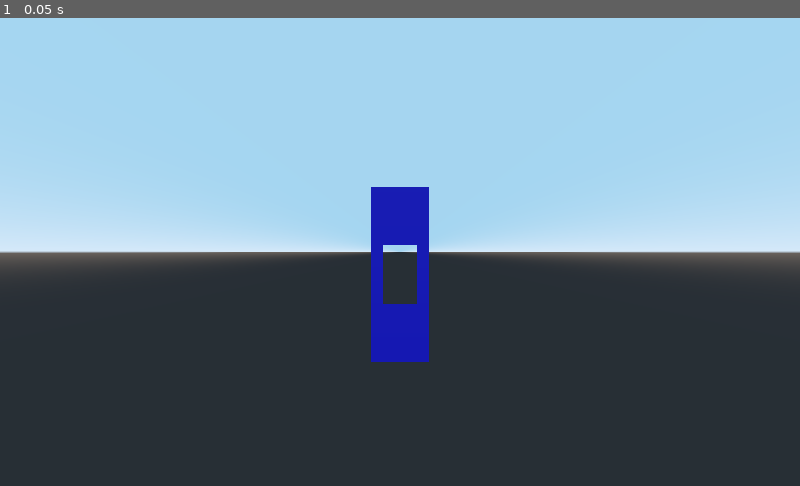
Above: before the commit, frame 1.
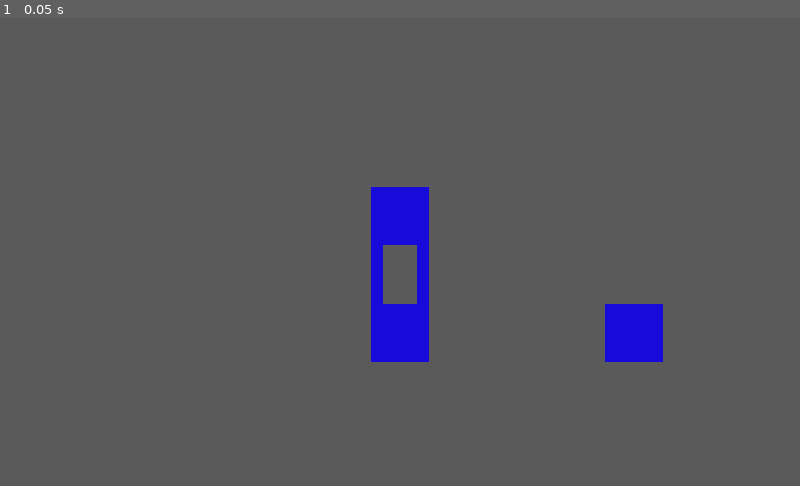
Above: after the commit, the same moment.

Repository: lucasdrufva/checkmania-game
Game: Godot game, scene res://scenes/GameScene.tscn
Two runs of this game, one before a commit and one after it. Both use one fixed random seed, a clock stepped at 60 frames per second and the inputs below.
Inputs:
- Up to frame 1 (0.05 s): no input

The runs differ from the first frame. In frame 1, 98% of the frame differs, in the area x 0-100%, y 0-100%.
Error after the commit: Invalid get index 'token' (on base: 'Nil'). (res://scripts/networking/ServerClient.gd:67)

Commit message:
add piece scene

Diff:
--- a/game/default_env.tres
+++ b/game/default_env.tres
@@ -3,5 +3,7 @@
 [sub_resource type="ProceduralSky" id=1]
 
 [resource]
-background_mode = 2
+background_mode = 1
 background_sky = SubResource( 1 )
+background_color = Color( 0.356863, 0.356863, 0.356863, 1 )
+ambient_light_color = Color( 0.854902, 0.854902, 0.854902, 1 )
--- a/game/scenes/GameScene.tscn
+++ b/game/scenes/GameScene.tscn
@@ -1,12 +1,14 @@
-[gd_scene load_steps=2 format=2]
+[gd_scene load_steps=3 format=2]
 
-[ext_resource path="res://scenes/Pieces/King_Blue.tscn" type="PackedScene" id=1]
+[ext_resource path="res://scenes/Piece.tscn" type="PackedScene" id=1]
+[ext_resource path="res://scripts/game.gd" type="Script" id=2]
 
 [node name="GameScene" type="Spatial"]
-
-[node name="King_Blue" parent="." instance=ExtResource( 1 )]
+script = ExtResource( 2 )
 
 [node name="Camera" type="Camera" parent="."]
 transform = Transform( 1, 0, 0, 0, 1, 0, 0, 0, 1, 0, 4.70615, 49.8639 )
 projection = 1
 size = 20.0
+
+[node name="Piece" parent="." instance=ExtResource( 1 )]
--- /dev/null
+++ b/game/scenes/Piece.tscn
@@ -0,0 +1,11 @@
+[gd_scene load_steps=3 format=2]
+
+[ext_resource path="res://scripts/Piece.gd" type="Script" id=1]
+
+[sub_resource type="BoxShape" id=1]
+
+[node name="Piece" type="Area"]
+script = ExtResource( 1 )
+
+[node name="CollisionShape" type="CollisionShape" parent="."]
+shape = SubResource( 1 )
--- /dev/null
+++ b/game/scenes/moveIndicator.tscn
@@ -0,0 +1,16 @@
+[gd_scene load_steps=4 format=2]
+
+[ext_resource path="res://images/moveIndicatorSprite.png" type="Texture" id=1]
+[ext_resource path="res://scripts/moveIndicator.gd" type="Script" id=2]
+
+[sub_resource type="BoxShape" id=1]
+
+[node name="Area" type="Area"]
+script = ExtResource( 2 )
+
+[node name="Sprite3D" type="Sprite3D" parent="."]
+pixel_size = 0.05
+texture = ExtResource( 1 )
+
+[node name="CollisionShape" type="CollisionShape" parent="."]
+shape = SubResource( 1 )
--- /dev/null
+++ b/game/scripts/Piece.gd
@@ -0,0 +1,49 @@
+extends Area
+
+signal selected(id)
+
+enum pieceTypes {king, tower, cube}
+enum colors {red, blue}
+
+export(pieceTypes) var pieceType
+export(colors) var color
+export(bool) var selected = false setget set_selected
+export(String) var id
+
+var kingBlue = preload("res://scenes/Pieces/King_Blue.tscn")
+var towerBlue = preload("res://scenes/Pieces/Tower_Blue.tscn")
+var cubeBlue = preload("res://scenes/Pieces/Cube_Blue.tscn")
+
+var instance
+
+func set_selected(value):
+	selected = value
+	instance.get_node("Cube/outline").visible = value
+	if selected:
+		emit_signal("selected", id)
+
+# Called when the node enters the scene tree for the first time.
+func _ready():
+	#TODO add other pieces
+	if pieceType == pieceTypes.king:
+		instance = kingBlue.instance()
+		add_child(instance)
+	elif pieceType == pieceTypes.tower:
+		instance = towerBlue.instance()
+		add_child(instance)
+	else:
+		instance = cubeBlue.instance()
+		add_child(instance)
+
+	print("spawned!", pieceType)
+	print(str(OS.get_unix_time()))
+
+	connect("selected", get_parent(), 'piece_selected')
+
+
+func _input_event(object, event, click_position, click_normal, shape):
+	if event is InputEventMouseButton:
+		if (event.is_pressed() and event.button_index == BUTTON_LEFT):
+			print("input event")
+			print(event)
+			self.selected = !selected
--- /dev/null
+++ b/game/scripts/game.gd
@@ -0,0 +1,109 @@
+extends Spatial
+
+var layout = [[null, null], [null, null], ["C", null], [null, null], [null, "K"], [null, null]]
+
+var board = []
+
+var gameId = ""
+
+
+var piece = preload("res://scenes/Piece.tscn")
+var moveIndicator = preload("res://scenes/moveIndicator.tscn")
+
+var server = preload("res://scenes/Network.tscn").instance()
+
+# Called when the node enters the scene tree for the first time.
+func _ready():
+	add_child(server)
+	createBoard(layout)
+	server.login("alice", "supersecret")
+
+
+func createBoard(layout):
+	for x in range(0, layout.size()):
+		board.append([])
+		for y in range(0, layout[x].size()):
+			if layout[x][y] != null:
+				board[x].append(piece.instance())
+
+				board[x][y].transform.origin = Vector3(x*5, 0, y*5)
+				board[x][y].id = str(x) + str(y)
+				if layout[x][y] == "C":
+					board[x][y].pieceType = 2
+
+				add_child(board[x][y])
+			else:
+				board[x].append(null)
+
+func piece_selected(id):
+	print("piece selected ", id)
+
+	#deselect other pieces
+	for x in range(0, board.size()):
+		for piece in board[x]:
+			if piece != null:
+				if piece.id != id:
+					piece.selected = false
+
+
+	var legalMoves = getMoves(id)
+	var moveIndicators = []
+
+	for legalMove in legalMoves:
+		moveIndicators.append(moveIndicator.instance())
+		moveIndicators[moveIndicators.size()-1].transform.origin = Vector3(int(legalMove[0])*5, 0, int(legalMove[1])*5)
+		moveIndicators[moveIndicators.size()-1].id = legalMove
+		add_child(moveIndicators[moveIndicators.size()-1])
+
+	#fake movement
+
+#	yield(get_tree().create_timer(2), "timeout")
+#	moveInd.queue_free()
+#	var destination = id
+#	destination[0] = String(int(destination[0])+1)
+#	move(id, destination)
+
+func destination_selected(destination):
+	for x in range(0, board.size()):
+		for piece in board[x]:
+			if piece != null:
+				if piece.selected:
+					var move = {"source": piece.id, "destination":destination, "timestamp": str(OS.get_unix_time())}
+					server.make_move(gameId, move)
+					move(piece.id, destination)
+					break
+
+	for child in self.get_children():
+		if child.is_in_group("moveIndicator"): child.queue_free()
+
+
+func move(source, destination):
+	var sourceRow = int(source[0])
+	var sourceCol = int(source[1])
+	var destinationRow = int(destination[0])
+	var destinationCol = int(destination[1])
+
+	print(sourceRow, sourceCol, destinationRow, destinationCol)
+
+	board[sourceRow][sourceCol].selected = false
+	board[destinationRow][destinationCol] = board[sourceRow][sourceCol]
+	board[sourceRow][sourceCol] = null
+	board[destinationRow][destinationCol].transform.origin = Vector3(destinationRow*5, 0, destinationCol*5)
+	board[destinationRow][destinationCol].id = str(destinationRow) + str(destinationCol)
+
+func getMoves(source):
+	var move1 = source
+	move1[0] = String(int(move1[0])+1)
+	var move2 = source
+	move2[0] = String(int(move2[0])-1)
+	return [move1, move2]
+
+
+
+#server stuff
+func _on_Server_joined_game(game):
+	gameId = game
+	print("joined Game!: ", gameId)
+
+func _on_Server_get_move(game, newMove):
+	move(newMove.source, newMove.destination)
--- /dev/null
+++ b/game/scripts/moveIndicator.gd
@@ -0,0 +1,16 @@
+extends Area
+
+signal moveTo(id)
+
+export(String) var id
+
+# Called when the node enters the scene tree for the first time.
+func _ready():
+	connect("moveTo", get_parent(), 'destination_selected')
+	self.add_to_group("moveIndicator")
+
+
+func _input_event(object, event, click_position, click_normal, shape):
+	if event is InputEventMouseButton:
+		if (event.is_pressed() and event.button_index == BUTTON_LEFT):
+			emit_signal("moveTo", id)
--- a/game/scripts/networking/ServerClient.gd
+++ b/game/scripts/networking/ServerClient.gd
@@ -98,5 +98,6 @@
 	join_game("2021-02-19:nRdWDf")
 
 func _on_Server_joined_game(gameId):
-	var move = {"source": "from", "destination":"to", "timestamp": str(OS.get_unix_time())}
-	make_move(gameId, move)
+	#var move = {"source": "from", "destination":"to", "timestamp": str(OS.get_unix_time())}
+	#make_move(gameId, move)
+	print("joined game!: ", gameId)
Binary file added: game/images/moveIndicatorSprite.png
Not shown, added: game/images/moveIndicatorSprite.png.import
